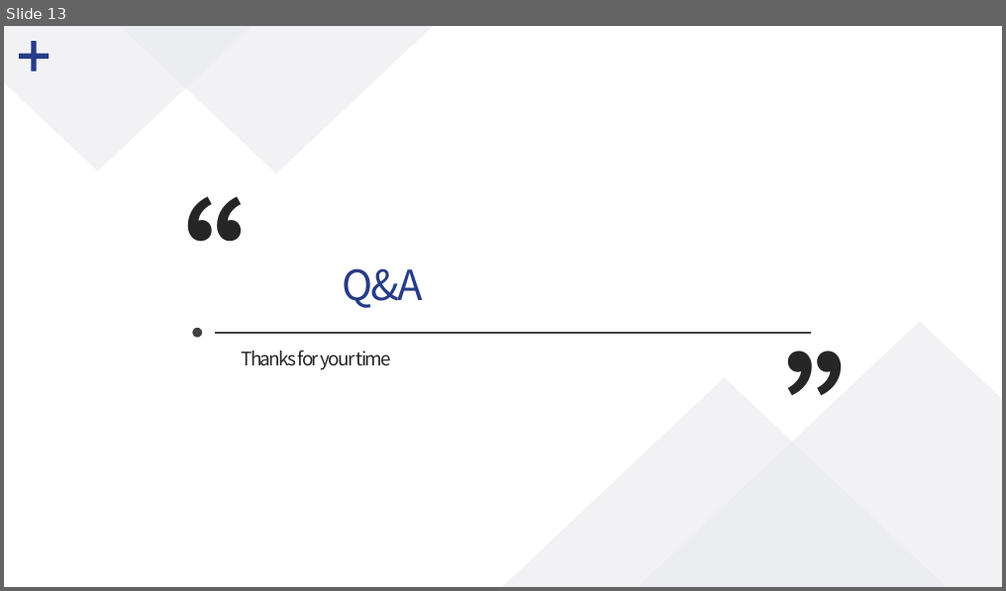
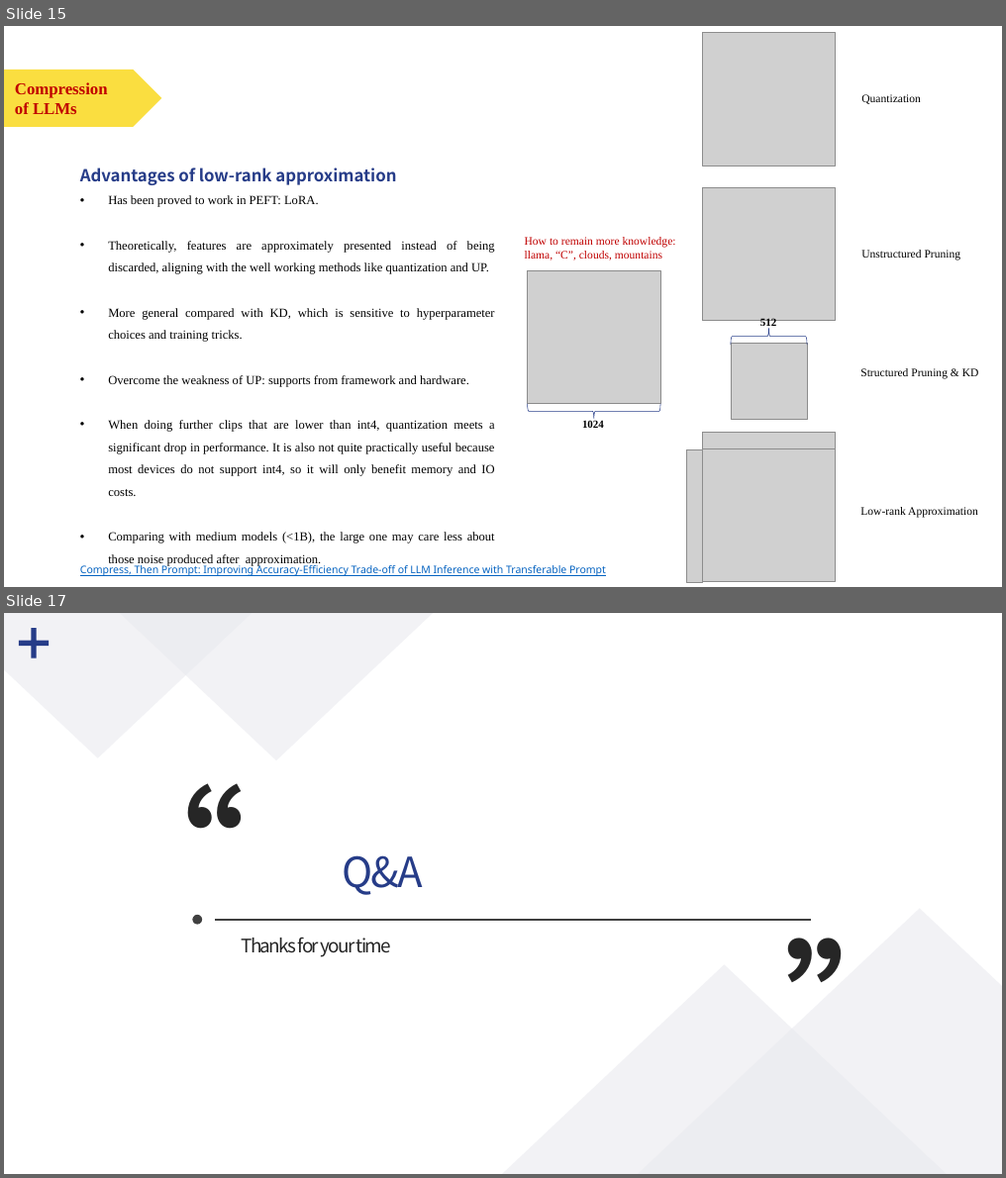
Before and after one commit to polarispw/MSBD5014-IP, a slide deck: docs/Matrix Factorization & LLM Compression.pptx. Shown one above the other, each under a label of ours: slide 13 before the commit, slides 15 and 17 after it; the slides between them are not shown. The pictures are 1006x591 and 1006x1178 pixels, drawn with LibreOffice and Linux fonts; fonts in the diff are those of the drawing; grey boxes stand for pictures. Boxes give left, top, right and bottom in pixels: in the first picture for what was removed or moved away, otherwise in the second. Text is boxed around its words. In the diff, an @@ line names an element or a change of style, - is before the commit and + after.

```diff
--- a/docs/Matrix Factorization & LLM Compression.pptx
+++ b/docs/Matrix Factorization & LLM Compression.pptx
@@ slide 15 added at [4,26,1002,587], background #FFFFFF @@
@@ picture added at [703,33,836,166] @@
@@ pentagon arrow added at [4,70,162,127], fill #FADE40 @@
@@ text added at [15,82,108,114], 16 pt, text #C00000, bold @@
+Compression
+of LLMs
@@ text added at [15,87,113,113], 24 pt, text #C00000 @@
+CPU设计
@@ text added at [861,94,921,104], 11 pt, text #000000 @@
+Quantization
@@ text added at [80,168,495,544], 12 pt, text #000000 @@
+Advantages of low-rank approximation
+• Has been proved to work in PEFT: LoRA.
+• Theoretically, features are approximately presented instead of being discarded, aligning with the well working methods like quantization and UP.
+• More general compared with KD, which is sensitive to hyperparameter choices and training tricks.
+• Overcome the weakness of UP: supports from framework and hardware.
+• When doing further clips that are lower than int4, quantization meets a significant drop in performance. It is also not quite practically useful because most devices do not support int4, so it will only benefit memory and IO costs.
+• Comparing with medium models (<1B), the large one may care less about those noise produced after approximation.
@@ picture added at [703,187,836,321] @@
@@ text added at [525,237,676,261], 11 pt, text #C00000 @@
+How to remain more knowledge:
+llama, “C”, clouds, mountains
@@ text added at [861,250,961,261], 11 pt, text #000000 @@
+Unstructured Pruning
@@ picture added at [528,271,660,404] @@
@@ text added at [760,318,776,329], 10.5 pt, text #000000, bold @@
+512
@@ picture added at [731,344,807,420] @@
@@ left brace added at [731,329,807,345], outline #263C88 0.5 pt @@
@@ text added at [860,369,979,379], 11 pt, text #000000 @@
+Structured Pruning & KD
@@ left brace added at [528,404,660,419], outline #263C88 0.5 pt @@
@@ text added at [582,420,604,428], 10.5 pt, text #000000, bold @@
+1024
@@ picture added at [703,433,836,449] @@
@@ picture added at [686,450,703,583] @@
@@ picture added at [703,449,836,582] @@
@@ text added at [860,507,978,518], 11 pt, text #000000 @@
+Low-rank Approximation
@@ text added at [80,564,606,576], 10 pt, text #0563C1, underline @@
+Compress, Then Prompt: Improving Accuracy-Efficiency Trade-off of LLM Inference with Transferable Prompt
@@ what was slide 13 is now slide 17 @@
```
Also in this commit, not shown: 2 slides changed, 3 other slides added, 21 other files.
